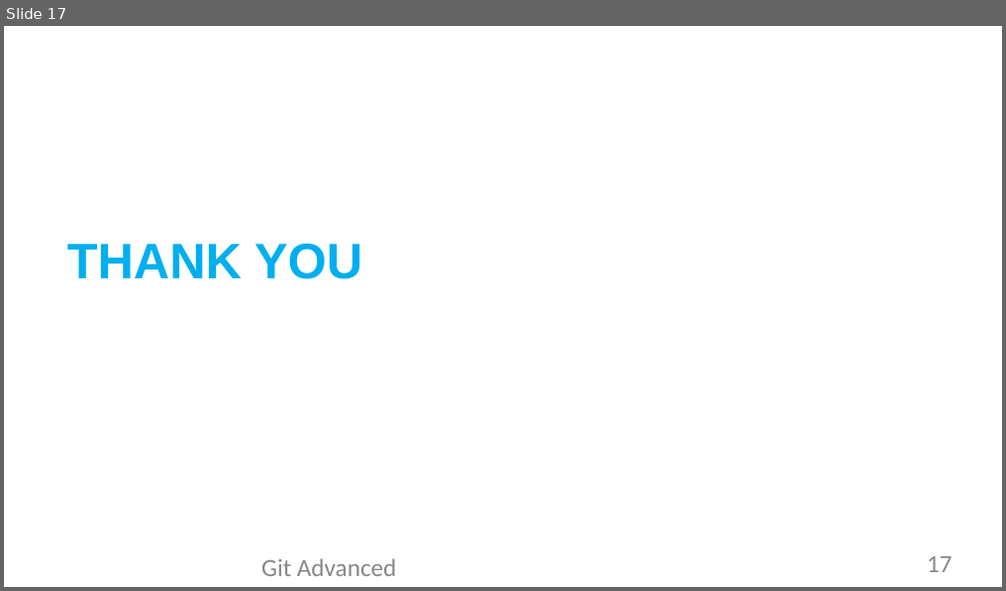
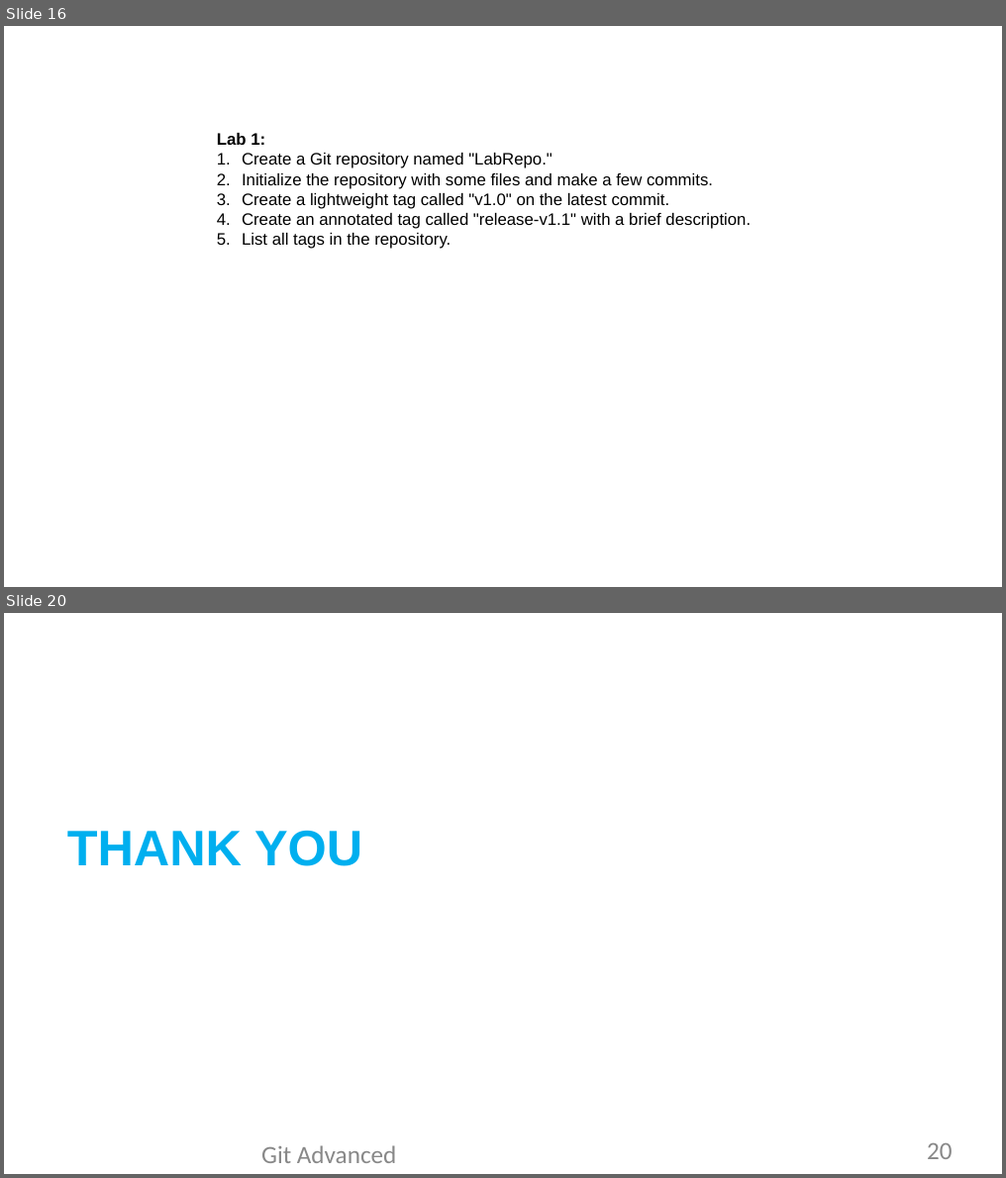
Before and after one commit to yashkumar0042/python, a slide deck: git/sessions/Day3-Session1-gitBasicToAdvanced.pptx. Shown one above the other, each under a label of ours: slide 17 before the commit, slides 16 and 20 after it; the slides between them are not shown. The pictures are 1006x591 and 1006x1178 pixels, drawn with LibreOffice and Linux fonts; fonts in the diff are those of the drawing; background and template pictures are left out. Boxes give left, top, right and bottom in pixels: in the first picture for what was removed or moved away, otherwise in the second. Text is boxed around its words. In the diff, an @@ line names an element or a change of style, - is before the commit and + after.

```diff
--- a/git/sessions/Day3-Session1-gitBasicToAdvanced.pptx
+++ b/git/sessions/Day3-Session1-gitBasicToAdvanced.pptx
@@ slide 16 added at (4,26,1002,587), background picture (left out) @@
@@ text added at (217,133,750,249), 12 pt, text #000000 @@
+Lab 1:
+1. Create a Git repository named "LabRepo."
+2. Initialize the repository with some files and make a few commits.
+3. Create a lightweight tag called "v1.0" on the latest commit.
+4. Create an annotated tag called "release-v1.1" with a brief description.
+5. List all tags in the repository.
@@ title added at (310,153,331,165), 30 pt, text #FFFFFF, bold @@
+Labs – git tagging
@@ what was slide 17 is now slide 20 @@
@@ page number at (927,1144,952,1159): text changed @@
-17
+20
```
Also in this commit, not shown: 1 slide changed, 3 other slides added, 1 slide removed.
